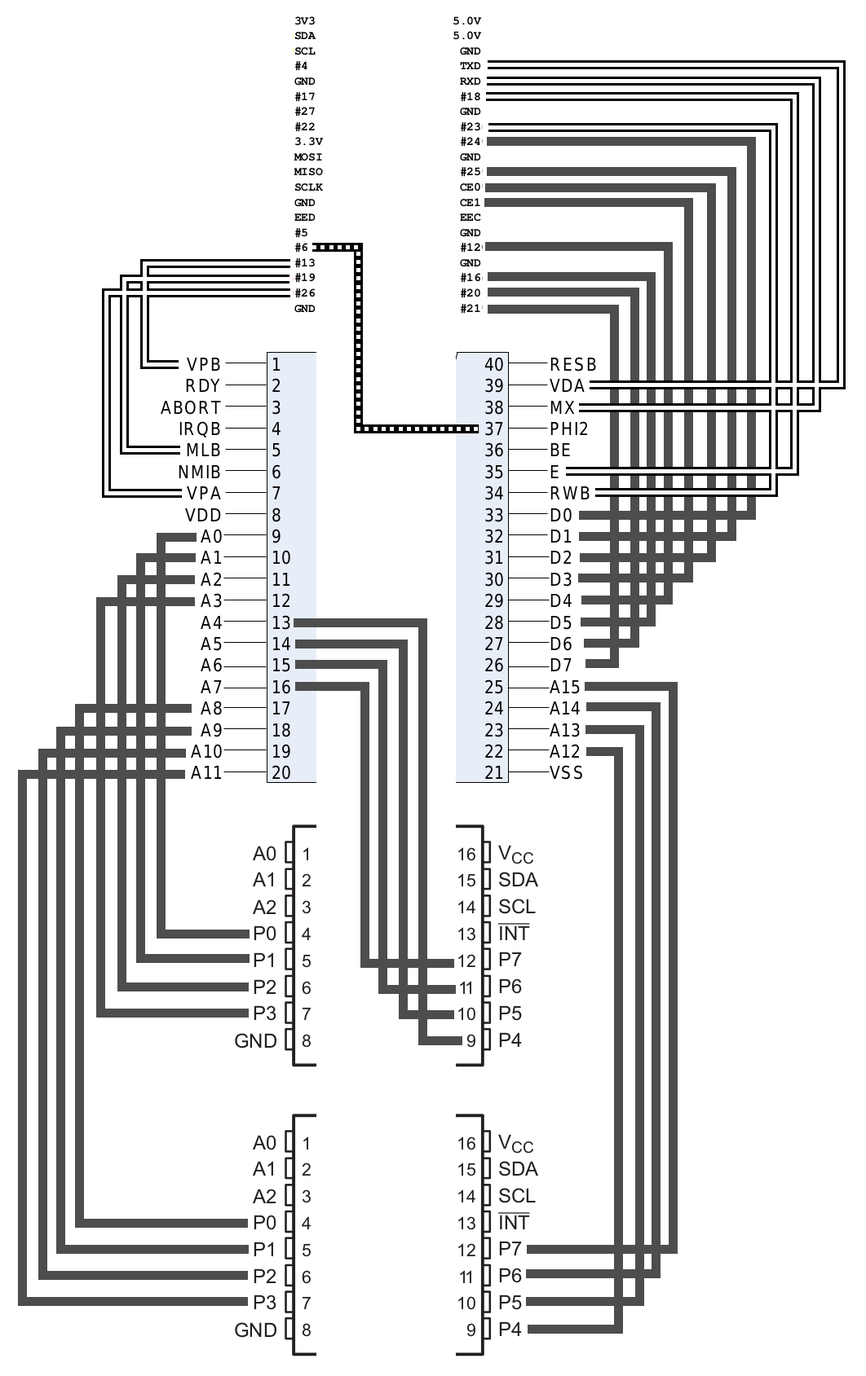
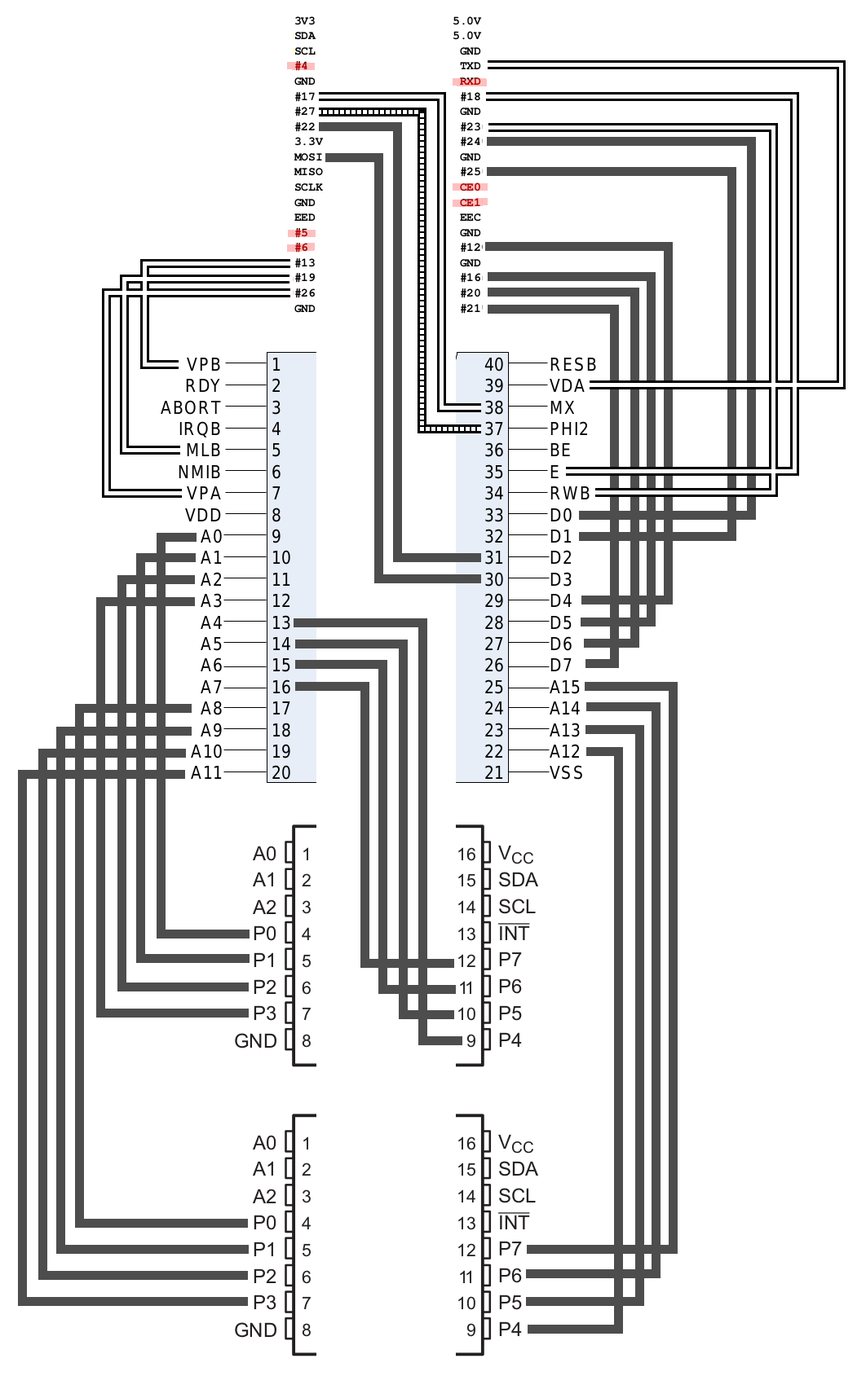
Layers edited between the first and the second 866×1376 image:
painted on "Background" over [286, 61, 821, 584]
